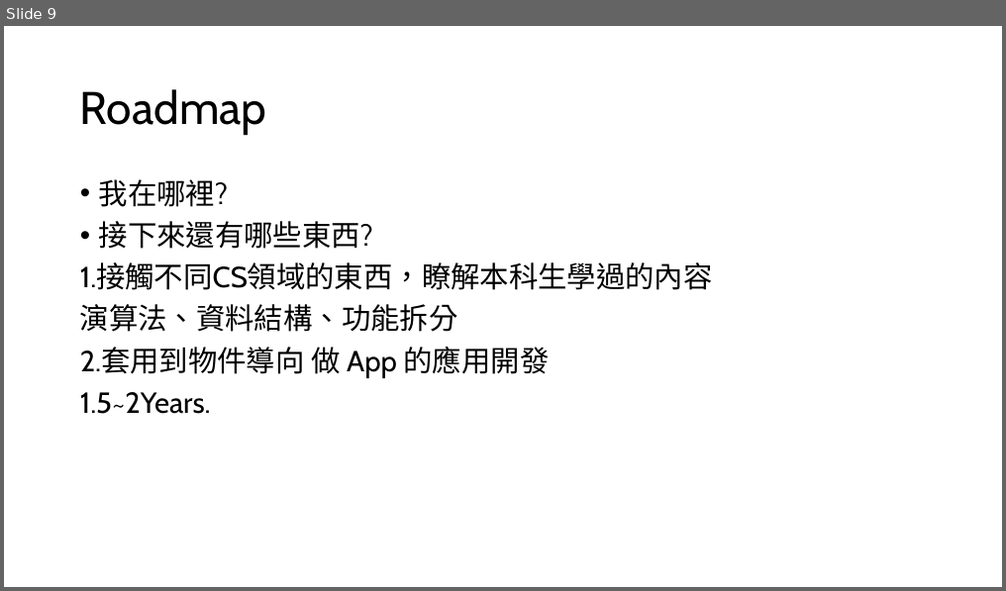
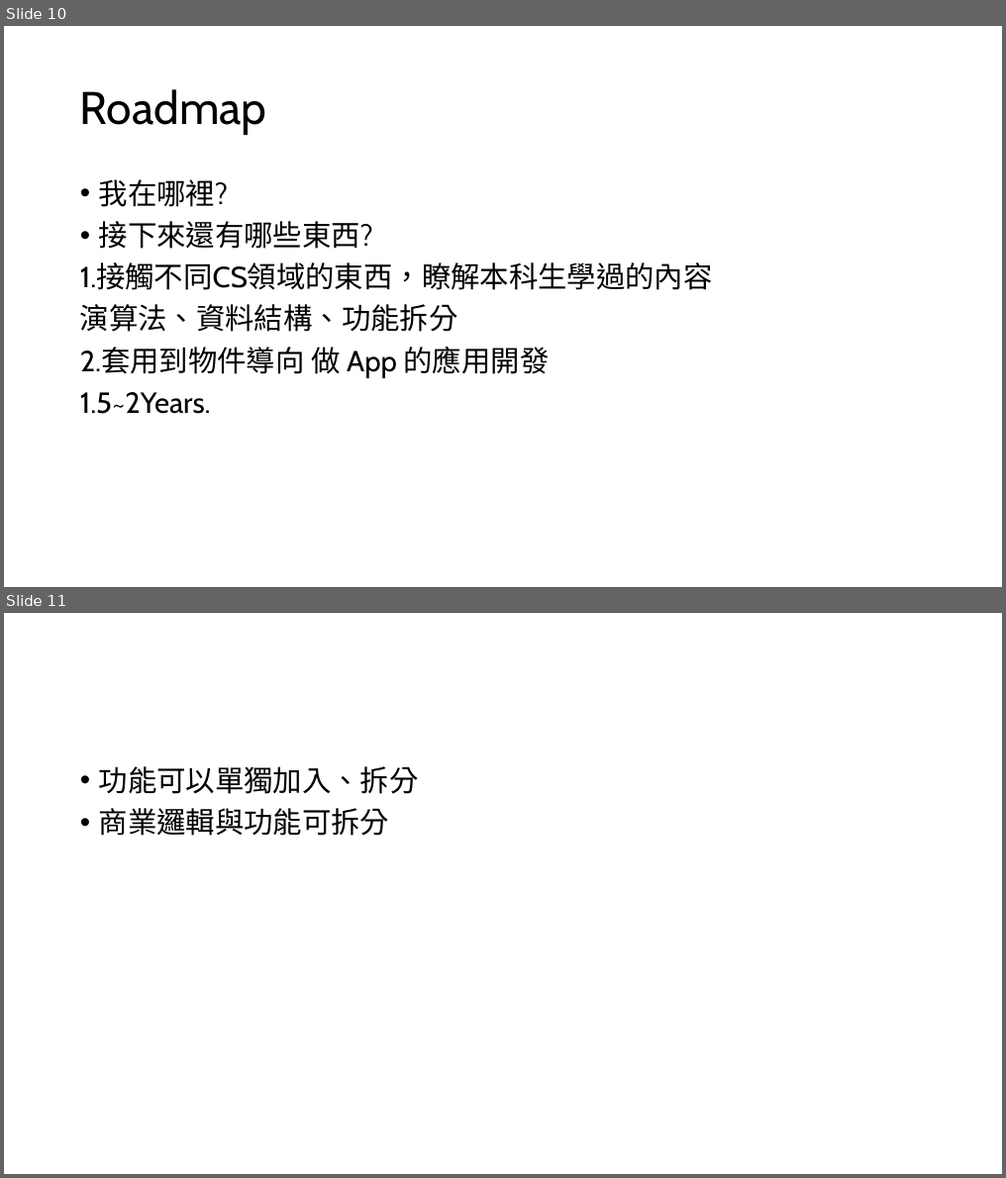
Before and after one commit to BboRainbo/C-Practice, a slide deck: LOG/0119.pptx. Shown one above the other, each under a label of ours: slide 9 before the commit, slides 10 and 11 after it. The pictures are 1006x591 and 1006x1178 pixels, drawn with LibreOffice and Linux fonts; fonts in the diff are those of the drawing. Boxes give left, top, right and bottom in pixels: in the first picture for what was removed or moved away, otherwise in the second. Text is boxed around its words. In the diff, an @@ line names an element or a change of style, - is before the commit and + after.

```diff
--- a/LOG/0119.pptx
+++ b/LOG/0119.pptx
@@ slide 11 added at bbox=[4, 613, 1002, 1174], background #FFFFFF @@
@@ text added at bbox=[99, 766, 419, 836], 28 pt, text #000000 @@
+• 功能可以單獨加入、拆分
+• 商業邏輯與功能可拆分
@@ what was slide 9 is now slide 10 @@
```
Also in this commit, not shown: 5 slides changed, 3 other slides added, 26 other files.
